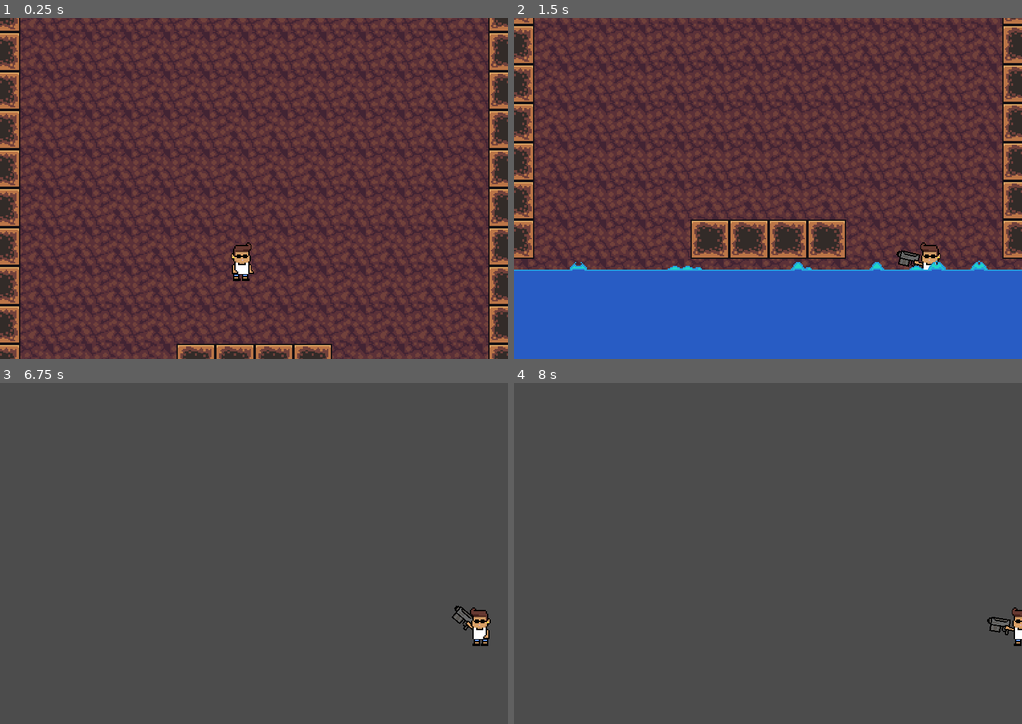
Above: before the commit, frames 1-4 (two rows, left to right).
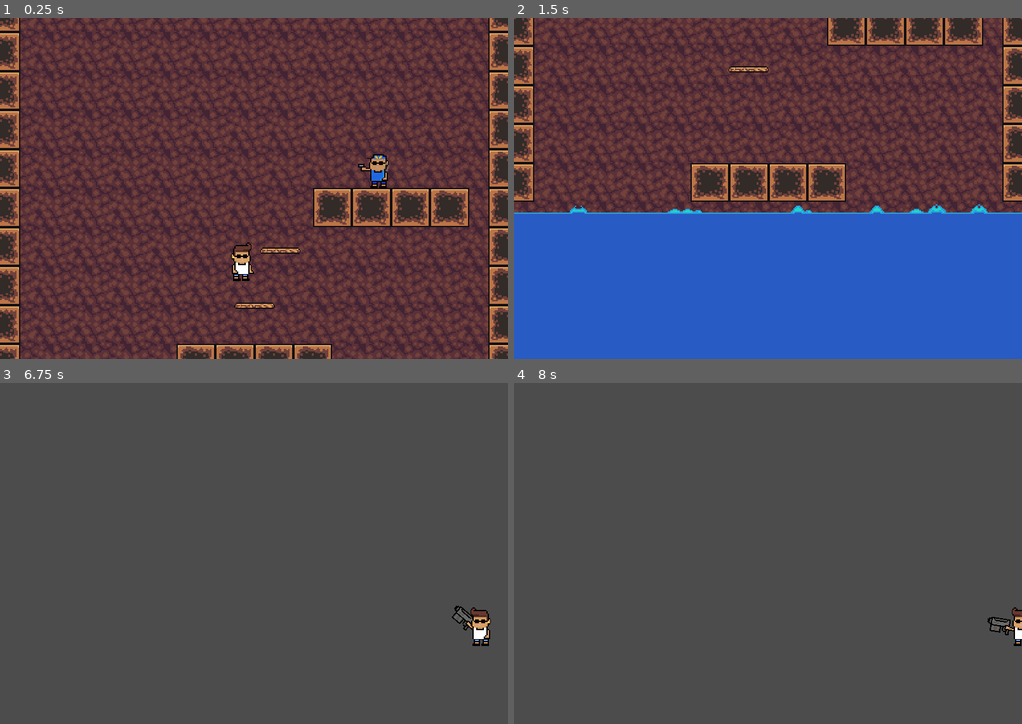
Above: after the commit, the same moments.

Repository: J24556/Red-Rise
Game: Godot game, scene res://world/Volcano.tscn
Same seed, same stepped clock (60 frames per second), same inputs: the game is played once before the commit and once after it.
Inputs (mouse positions are in pixels of both pictures, inside the frame that each line leads up to):
- Up to frame 1 (0.25 s): no input
- Up to frame 2 (1.5 s): move the mouse to (879, 171) at 0.52 s; press the mouse at (879, 171) at 0.53 s; hold D (move_right) from 0.53 s (still down); tap Space (jump) at 0.77 s; move the mouse to (666, 205) at 1.27 s; release the mouse at (666, 205) at 1.28 s; click (666, 205) at 1.35 s
- Up to frame 3 (6.75 s): tap Space (jump) at 1.52, 3.02, 3.77, 4.52, 5.75, 6.02 s; move the mouse to (304, 478) at 2.02 s; release D (move_right) at 2.03 s; press the mouse at (304, 478) at 2.03 s; hold A (move_left) 2.03-2.78 s; move the mouse to (228, 621) at 2.77 s; release the mouse at (228, 621) at 2.78 s; hold D (move_right) 2.78-4.28 s; click (228, 621) at 2.85 s; move the mouse to (406, 604) at 3.52 s; press the mouse at (406, 604) at 3.53 s; tap Enter at 4.25 s; move the mouse to (101, 502) at 4.27 s; release the mouse at (101, 502) at 4.28 s; hold A (move_left) 4.28-5.03 s; click (101, 502) at 4.35 s; move the mouse to (279, 553) at 5.02 s; press the mouse at (279, 553) at 5.03 s; hold D (move_right) 5.03-5.78 s; move the mouse to (177, 468) at 5.77 s; release the mouse at (177, 468) at 5.78 s; hold A (move_left) from 5.78 s (still down); click (177, 468) at 5.85 s; move the mouse to (365, 536) at 6.52 s; press the mouse at (365, 536) at 6.53 s
- Up to frame 4 (8 s): tap Space (jump) at 6.77, 7.52 s; move the mouse to (666, 570) at 7.27 s; release A (move_left) at 7.28 s; release the mouse at (666, 570) at 7.28 s; hold D (move_right) from 7.28 s (still down); click (666, 570) at 7.35 s

The runs differ from the first frame. In frame 1, 3.3% of the frame differs, in the area x 46-93%, y 39-86%; in frame 2, 41%, in the area x 0-100%, y 0-75%; in frame 3, less than 0.1%; in frame 4, less than 0.1%.

Commit message:
set up enemy sprite and animation

Diff:
--- a/enemy/Enemy.tscn
+++ b/enemy/Enemy.tscn
@@ -1,7 +1,7 @@
 [gd_scene load_steps=14 format=2]
 
 [ext_resource path="res://enemy/enemy.gd" type="Script" id=1]
-[ext_resource path="res://enemy/enemy.png" type="Texture" id=2]
+[ext_resource path="res://enemy/FBI_Beach_Squad.png" type="Texture" id=2]
 [ext_resource path="res://player/bullet.png" type="Texture" id=3]
 [ext_resource path="res://audio/sound_hit.wav" type="AudioStream" id=4]
 [ext_resource path="res://audio/sound_explode.wav" type="AudioStream" id=5]
@@ -21,7 +21,7 @@
 "times": PoolRealArray( 0 ),
 "transitions": PoolRealArray( 1 ),
 "update": 0,
-"values": [ 4 ]
+"values": [ 1 ]
 }
 tracks/1/type = "value"
 tracks/1/path = NodePath("Explosion:emitting")
@@ -83,9 +83,9 @@
 }
 
 [sub_resource type="Animation" id=4]
-length = 1.25
+length = 0.4
 loop = true
-step = 0.25
+step = 0.6
 tracks/0/type = "value"
 tracks/0/path = NodePath("Sprite:frame")
 tracks/0/interp = 1
@@ -93,7 +93,7 @@
 tracks/0/imported = false
 tracks/0/enabled = true
 tracks/0/keys = {
-"times": PoolRealArray( 0, 0.25, 0.5, 0.75, 1, 1.25 ),
+"times": PoolRealArray( 0, 0.1, 0.2, 0.3, 0.4, 0.5 ),
 "transitions": PoolRealArray( 1, 1, 1, 1, 1, 1 ),
 "update": 1,
 "values": [ 0, 1, 2, 3, 4, 0 ]
@@ -142,20 +142,22 @@
 anims/walk = SubResource( 4 )
 
 [node name="Sprite" type="Sprite" parent="."]
+self_modulate = Color( 1, 1, 1, 0.852526 )
+scale = Vector2( -1, 1 )
 texture = ExtResource( 2 )
-hframes = 8
-frame = 4
+hframes = 5
+frame = 2
 
 [node name="Shape1" type="CollisionShape2D" parent="."]
-position = Vector2( -0.54036, -1.08072 )
+position = Vector2( -0.143, -4.261 )
 shape = SubResource( 5 )
 
 [node name="Shape2" type="CollisionShape2D" parent="."]
-position = Vector2( 3.24216, 1.62108 )
+position = Vector2( 3.63946, 8.97111 )
 shape = SubResource( 5 )
 
 [node name="Shape3" type="CollisionShape2D" parent="."]
-position = Vector2( -6.2475, 1.76707 )
+position = Vector2( -5.8502, 9.11709 )
 shape = SubResource( 5 )
 
 [node name="RaycastLeft" type="RayCast2D" parent="."]
--- a/enemy/enemy.gd
+++ b/enemy/enemy.gd
@@ -46,13 +46,13 @@
 
 		if wall_side != 0 and wall_side != direction:
 			direction = -direction
-			($Sprite as Sprite).scale.x = -direction
+			($Sprite as Sprite).scale.x = direction
 		if direction < 0 and not rc_left.is_colliding() and rc_right.is_colliding():
 			direction = -direction
-			($Sprite as Sprite).scale.x = -direction
+			($Sprite as Sprite).scale.x = direction
 		elif direction > 0 and not rc_right.is_colliding() and rc_left.is_colliding():
 			direction = -direction
-			($Sprite as Sprite).scale.x = -direction
+			($Sprite as Sprite).scale.x = direction
 
 		lv.x = direction * WALK_SPEED
 
--- a/world/Volcano.tscn
+++ b/world/Volcano.tscn
@@ -1,10 +1,12 @@
-[gd_scene load_steps=8 format=2]
+[gd_scene load_steps=10 format=2]
 
 [ext_resource path="res://player/Player.tscn" type="PackedScene" id=1]
 [ext_resource path="res://world/volcanobackground.png" type="Texture" id=2]
 [ext_resource path="res://Lava/Lava.tscn" type="PackedScene" id=3]
 [ext_resource path="res://world/bigblock.png" type="Texture" id=4]
 [ext_resource path="res://world/Volcano.gd" type="Script" id=5]
+[ext_resource path="res://enemy/Enemy.tscn" type="PackedScene" id=6]
+[ext_resource path="res://platform/OneWayPlatform.tscn" type="PackedScene" id=7]
 
 [sub_resource type="ConvexPolygonShape2D" id=1]
 points = PoolVector2Array( 0, 0, 32, 0, 32, 32, 0, 32 )
@@ -54,4 +56,13 @@
 tile_set = SubResource( 2 )
 cell_size = Vector2( 16, 16 )
 format = 1
-tile_data = PoolIntArray( 983039, 0, 0, 1114111, 0, 0, 12451 …(186 unchanged characters)…  0, 2097177, 0, 0, 2293759, 0, 0, 2228249, 0, 0, 2424831, 0, 0, 2359321, 0, 0, 2 …(149 unchanged characters)…
+tile_data = PoolIntArray( 983039, 0, 0, 1114111, 0, 0, 12451 …(186 unchanged characters)…  0, 2097177, 0, 0, 2293759, 0, 0, 2228240, 0, 0, 2228242, 0, 0, 2228244, 0, 0, 2228246, 0, 0, 2228249, 0, 0, 2424831, 0, 0, 2359321, 0, 0, 2 …(149 unchanged characters)…
+
+[node name="Enemy" parent="TileMap" instance=ExtResource( 6 )]
+position = Vector2( 317.841, 521.266 )
+
+[node name="OneWayPlatform" parent="TileMap/Enemy" instance=ExtResource( 7 )]
+position = Vector2( -101.194, 117.722 )
+
+[node name="OneWayPlatform2" parent="TileMap/Enemy" instance=ExtResource( 7 )]
+position = Vector2( -80.0946, 72.2546 )
Binary file added: enemy/FBI_Beach_Squad.png
Not shown, added: enemy/FBI_Beach_Squad.png.import
